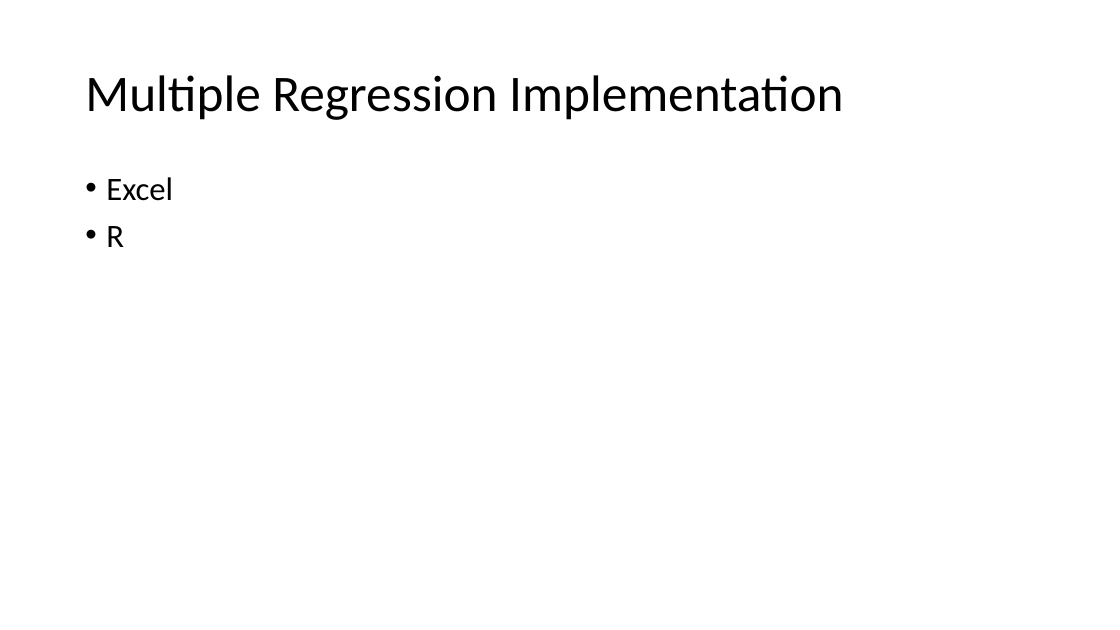
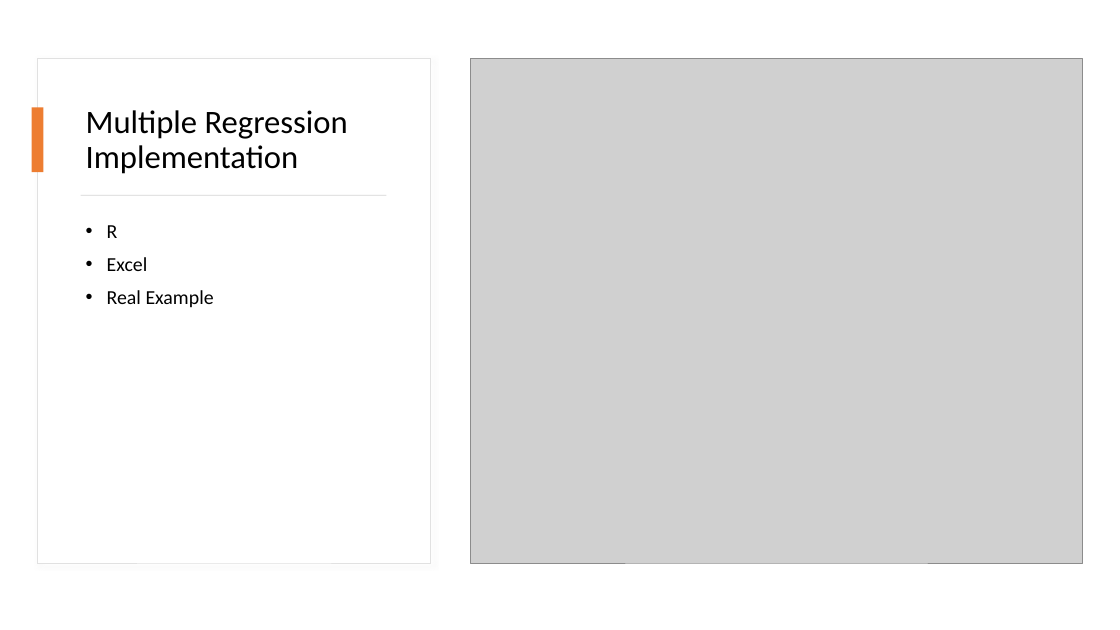
Before and after one commit to mikenguyen13/mar4050, a slide deck: slide 7 of lectures/12/2_Analysis and Interpretation Multiple Variables Simultaneously.pptx (slide 8 before the commit). Drawn at 1120x630 pixels with LibreOffice and Linux fonts; fonts in the diff are those of the drawing; grey boxes stand for pictures. Boxes give left, top, right and bottom in pixels: in the first picture for what was removed or moved away, otherwise in the second. Text is boxed around its words. In the diff, an @@ line names an element or a change of style, - is before the commit and + after.

```diff
--- a/lectures/12/2_Analysis and Interpretation Multiple Variables Simultaneously.pptx
+++ b/lectures/12/2_Analysis and Interpretation Multiple Variables Simultaneously.pptx
@@ rectangle added at <box>38,58,431,563</box>, fill #FFFFFF, outline #E1E1E1 0.75 pt @@
@@ picture added at <box>471,58,1082,563</box> @@
@@ rectangle added at <box>32,108,44,172</box>, fill #ED7D31 @@
@@ title "Multiple Regression Implementation": place and size @@
-title "Multiple Regression Implementation" at <box>85,75,843,120</box>
+title "Multiple Regression Implementation" at <box>86,110,348,174</box>
@@ title "Multiple Regression Implementation" at <box>86,110,348,174</box>: size 44 to 28 pt @@
@@ rectangle added at <box>81,195,386,196</box>, fill #D5D5D5 @@
@@ text "R": place and size @@
-text "R" at <box>106,177,173,247</box>
+text "R" at <box>107,225,214,308</box>
@@ text at <box>107,225,118,238</box>: paragraph added @@
+• R
@@ text at <box>107,257,148,271</box>: size 28 to 17 pt in "Excel" @@
@@ text at <box>107,290,214,308</box>: text changed; size 28 to 17 pt @@
-• R
+• Real Example
```
Also in this commit, not shown: 2 other slides changed, 4 slides added, 6 slides removed, 5 other files.
